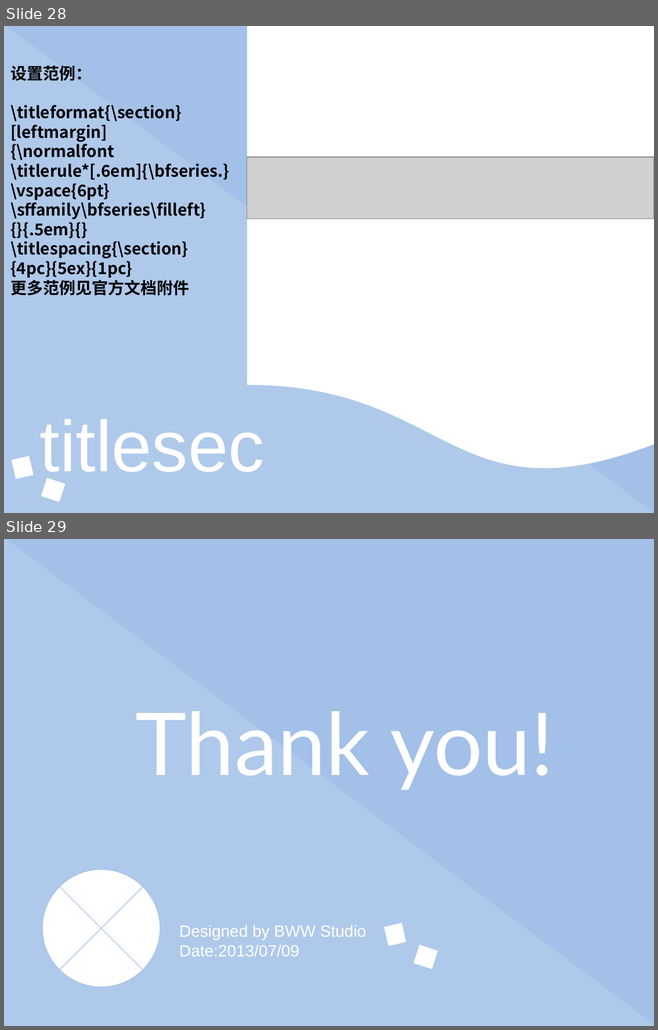
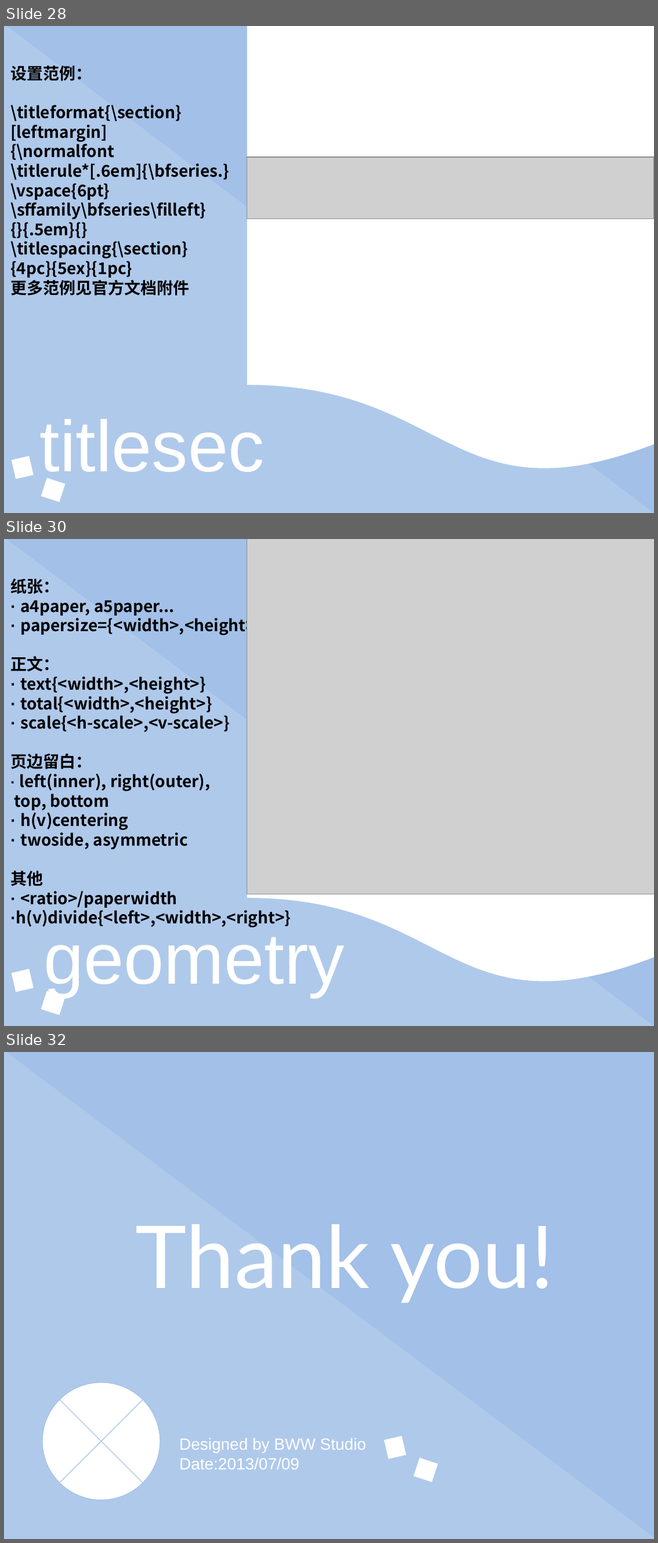
Before and after one commit to eesast/lectures, a slide deck: drafts/latex/常用宏包及其他高阶内容.pptx. Shown one above the other, each under a label of ours: slides 28 and 29 before the commit, slides 28, 30 and 32 after it; the slides between them are not shown. The pictures are 658x1030 and 658x1543 pixels, drawn with LibreOffice and Linux fonts; fonts in the diff are those of the drawing; grey boxes stand for pictures. Boxes give left, top, right and bottom in pixels: in the first picture for what was removed or moved away, otherwise in the second. Text is boxed around its words. In the diff, an @@ line names an element or a change of style, - is before the commit and + after.

Commit message:
geometry

```diff
--- a/drafts/latex/常用宏包及其他高阶内容.pptx
+++ b/drafts/latex/常用宏包及其他高阶内容.pptx
@@ slide 30 added at [4,539,654,1026], background #FFFFFF @@
@@ right triangle added at [4,539,654,1026], fill #A2C0E8 at 85% opacity @@
@@ right triangle added at [4,539,654,1026], fill #A2C0E8 @@
@@ flow chart document added at [247,539,654,987], fill #FFFFFF @@
@@ picture added at [247,539,651,879] @@
@@ picture added at [247,539,654,895] @@
@@ text added at [10,578,291,926], 18 pt, text #000000, bold @@
+纸张：
+· a4paper, a5paper...
+· papersize={<width>,<height>}
+正文：
+· text{<width>,<height>}
+· total{<width>,<height>}
+· scale{<h-scale>,<v-scale>}
+页边留白：
+· left(inner), right(outer),
+top, bottom
+· h(v)centering
+· twoside, asymmetric
+其他
+· <ratio>/paperwidth
+·h(v)divide{<left>,<width>,<right>}
@@ text added at [43,926,344,997], 80 pt, text #FFFFFF @@
+geometry
@@ rectangle added at [11,969,33,992], fill #FFFFFF @@
@@ rectangle added at [41,991,65,1016], fill #FFFFFF @@
@@ what was slide 29 is now slide 32 @@
```
Also in this commit, not shown: 1 slide changed, 2 other slides added.
